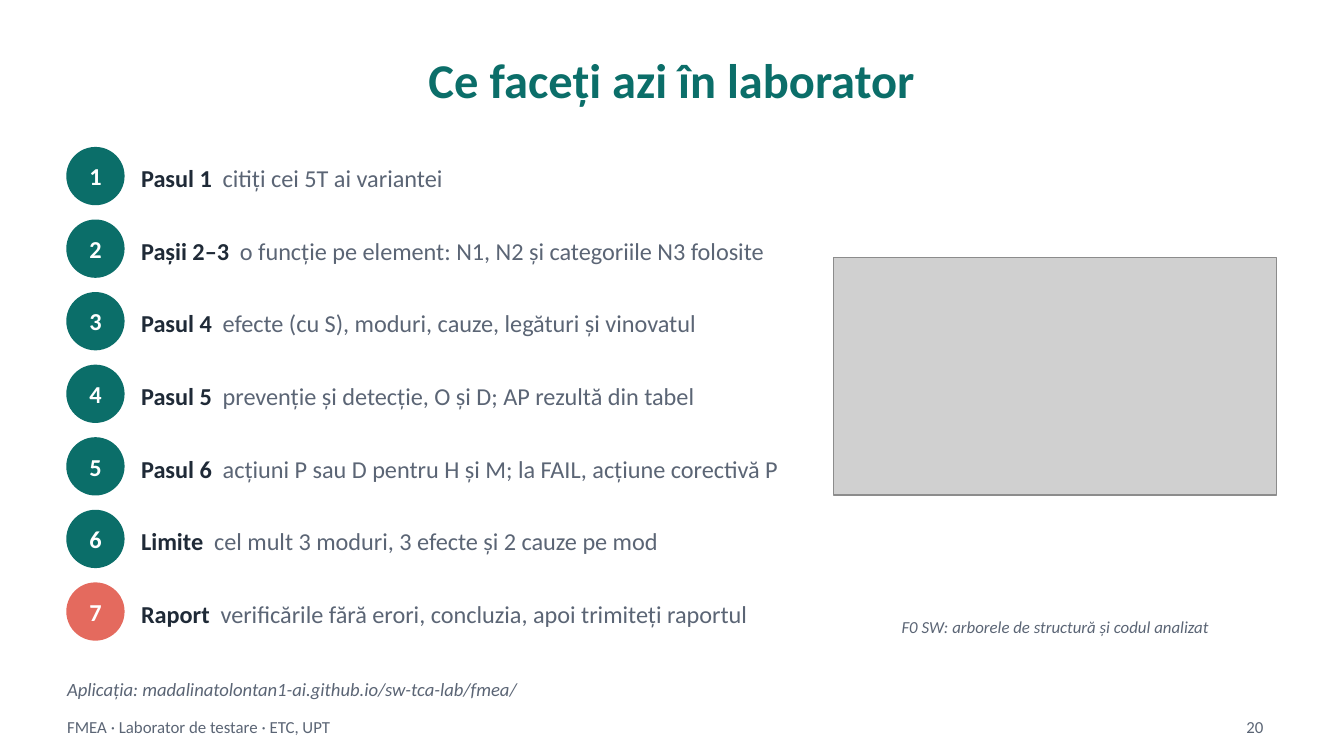
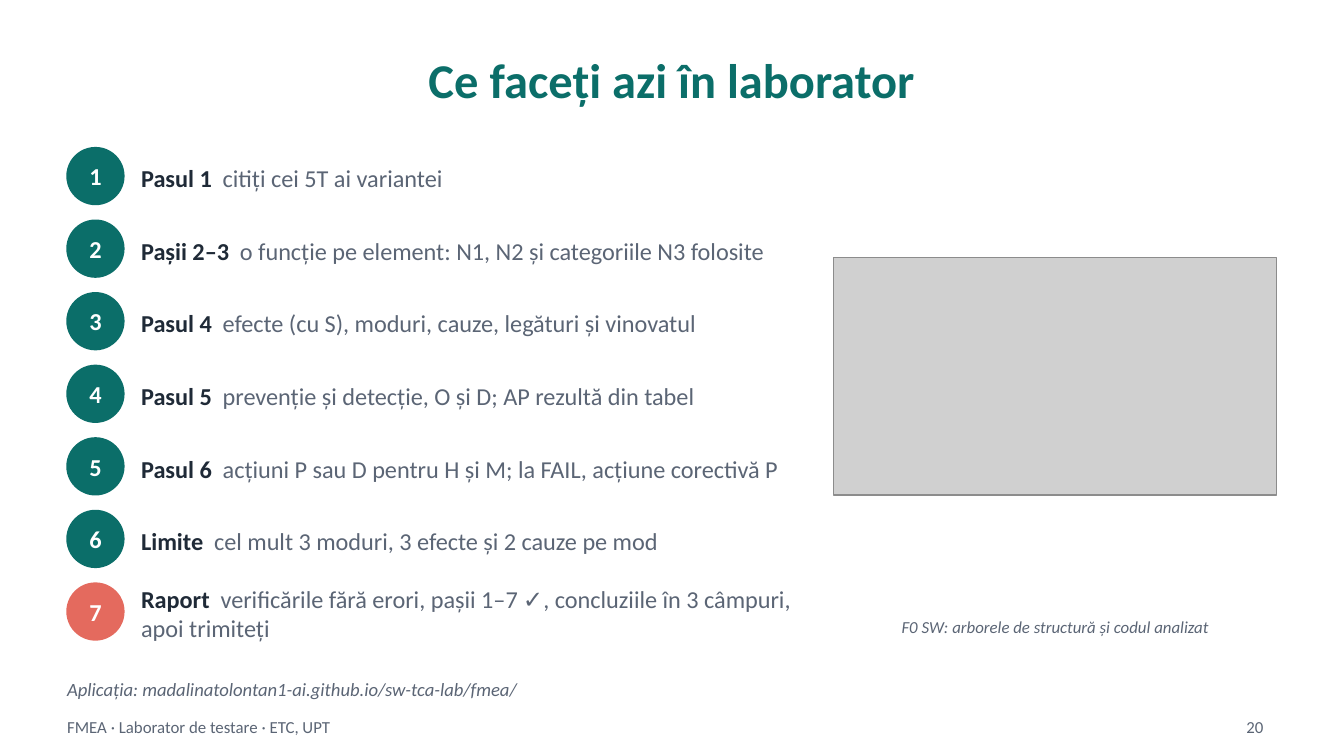
Before and after one commit to madalinatolontan1-ai/sw-tca-lab, a slide deck: slide 20 of materials/fmea_deck_src/FMEA_curs_RO_draft.pptx. Drawn at 1344x756 pixels with LibreOffice and Linux fonts; fonts in the diff are those of the drawing; grey boxes stand for pictures. Boxes give left, top, right and bottom in pixels: in the first picture for what was removed or moved away, otherwise in the second. Text is boxed around its words. In the diff, an @@ line names an element or a change of style, - is before the commit and + after.

```diff
--- a/materials/fmea_deck_src/FMEA_curs_RO_draft.pptx
+++ b/materials/fmea_deck_src/FMEA_curs_RO_draft.pptx
@@ text at box(141, 591, 790, 642): text changed @@
-Raport verificările fără erori, concluzia, apoi trimiteți raportul
+Raport verificările fără erori, pașii 1–7 ✓, concluziile în 3 câmpuri, apoi trimiteți
```
Also in this commit, not shown: 11 other files.
